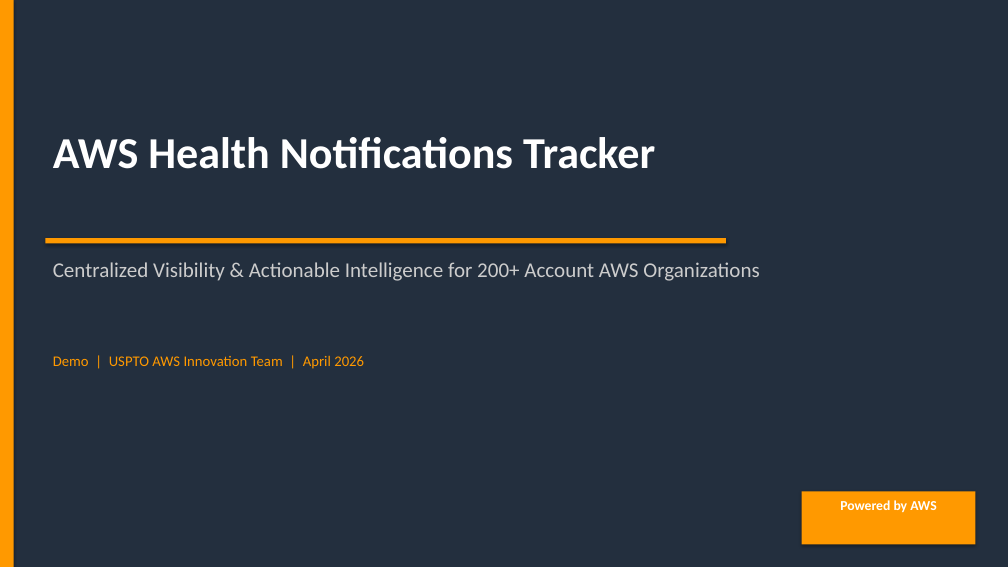
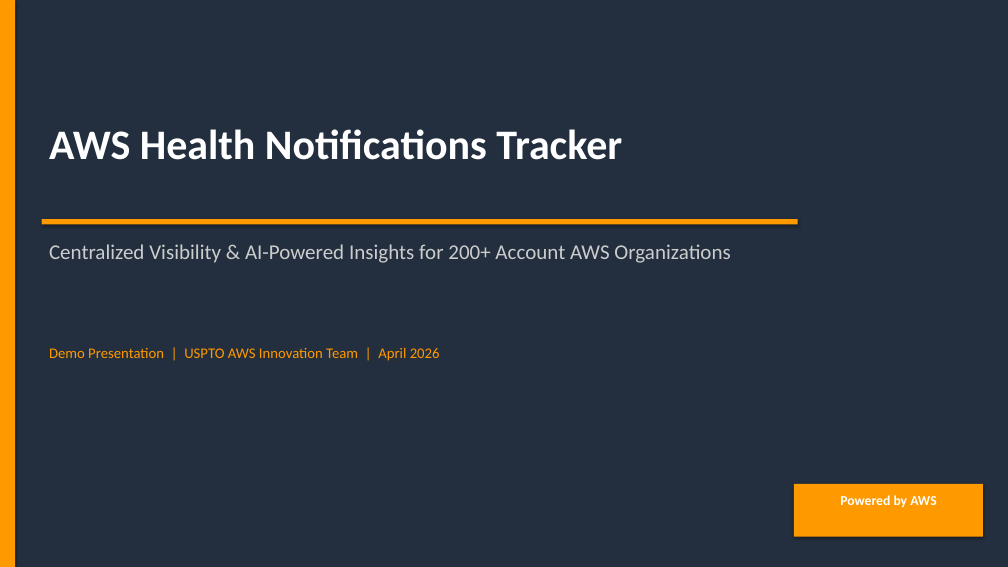
Before and after one commit to saspto/aws-health-notifications-tracker, a slide deck: slide 1 of presentation/aws-health-tracker-deck.pptx. Drawn at 1008x567 pixels with LibreOffice and Linux fonts; fonts in the diff are those of the drawing. Boxes give left, top, right and bottom in pixels: in the first picture for what was removed or moved away, otherwise in the second. Text is boxed around its words. In the diff, an @@ line names an element or a change of style, - is before the commit and + after.

```diff
--- a/presentation/aws-health-tracker-deck.pptx
+++ b/presentation/aws-health-tracker-deck.pptx
@@ text "AWS Health Notifications Tracker": place and size @@
-text "AWS Health Notifications Tracker" at (53,137,655,169)
+text "AWS Health Notifications Tracker" at (49,129,622,160)
@@ text "AWS Health Notifications Tracker" at (49,129,622,160): size 42 to 40 pt @@
@@ rectangle: place and size @@
-rectangle at (45,238,726,243)
+rectangle at (42,219,798,225)
@@ text at (49,244,730,263): text changed @@
-Centralized Visibility & Actionable Intelligence for 200+ Account AWS Organizations
+Centralized Visibility & AI-Powered Insights for 200+ Account AWS Organizations
@@ text at (49,347,440,361): text changed @@
-Demo | USPTO AWS Innovation Team | April 2026
+Demo Presentation | USPTO AWS Innovation Team | April 2026
@@ text "Powered by AWS": place and size @@
-text "Powered by AWS" at (840,500,936,512)
+text "Powered by AWS" at (840,495,936,507)
@@ rectangle: place and size @@
-rectangle at (802,492,975,544)
+rectangle at (794,484,983,537)
```
Also in this commit, not shown: 10 other slides changed, 1 slide removed, 1 other file.
